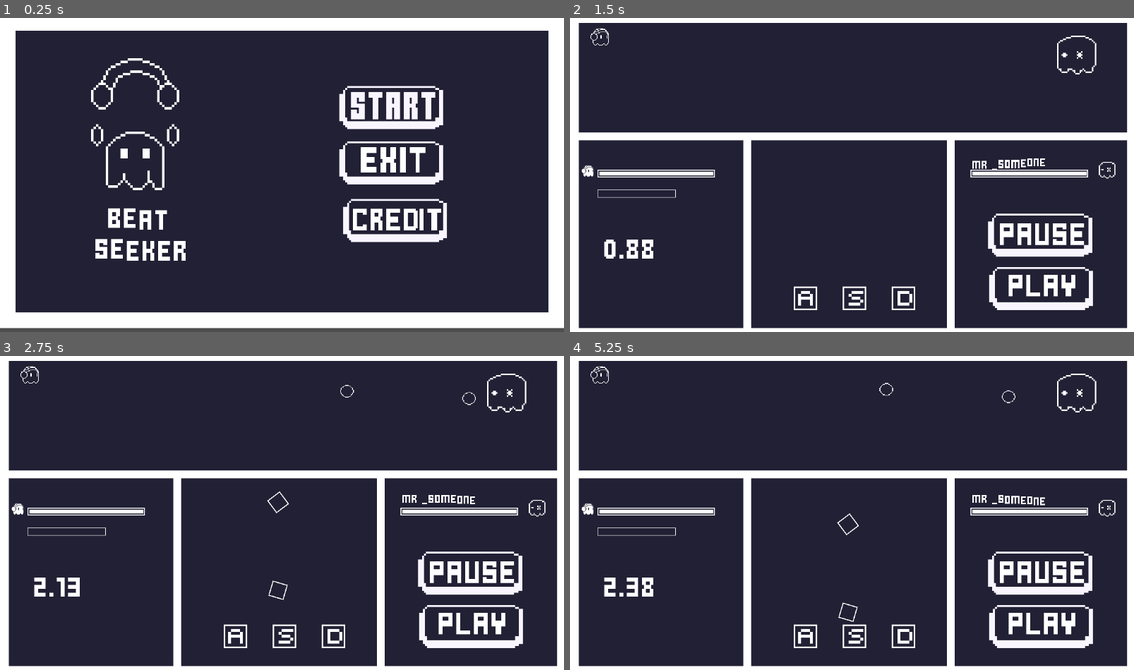
Above: before the commit, frames 1-4 (two rows, left to right).
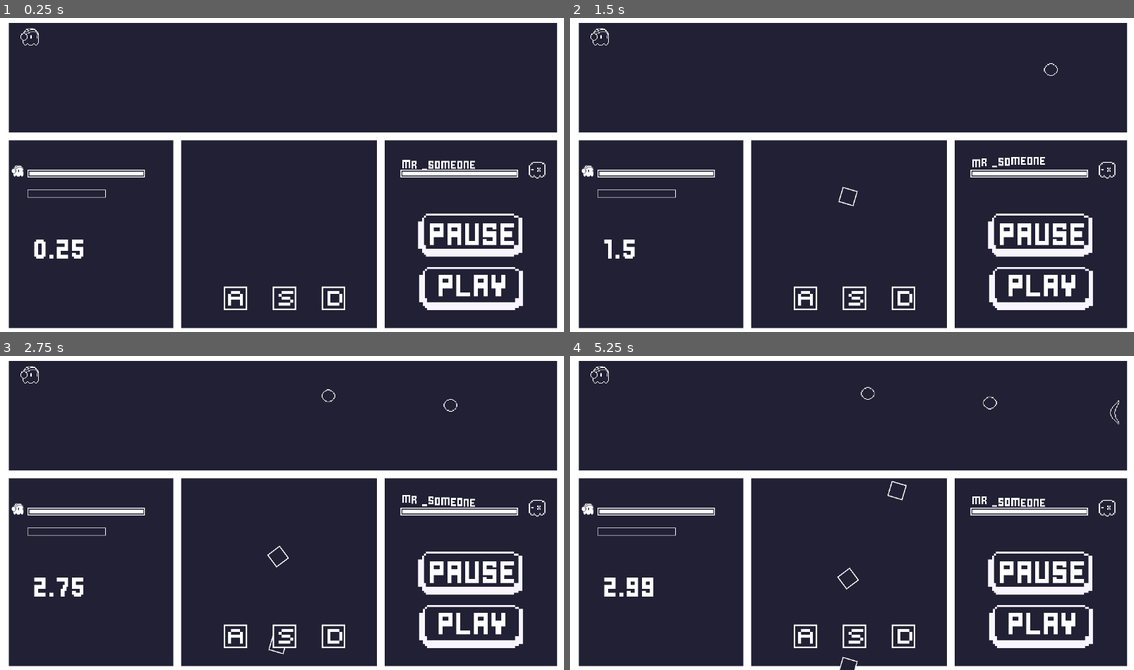
Above: after the commit, the same moments.

Repository: Nicky1699/Beat-jam
Game: Godot game, scene res://Scenes/Levels/bonus.tscn
Same seed, same stepped clock (60 frames per second), same inputs: the game is played once before the commit and once after it. Before the commit the project starts from res://Scenes/main/main_page.tscn.
Inputs (mouse positions are in pixels of both pictures, inside the frame that each line leads up to):
- Up to frame 1 (0.25 s): no input
- Up to frame 2 (1.5 s): click (970, 112) at 0.52 s; click (1043, 303) at 1.25 s
- Up to frame 3 (2.75 s): click (473, 641) at 2 s
- Up to frame 4 (5.25 s): click (1043, 572) at 2.75 s; click (1043, 572) at 3.5 s; click (1043, 572) at 4.25 s; click (1043, 641) at 5 s

The runs differ from the first frame. In frame 1, 25% of the frame differs, in the area x 0-100%, y 1-100%; in frame 2, 0.8%; in frame 3, 0.7%; in frame 4, 0.8%.

Commit message:
projectile_speed

Diff:
--- a/Scenes/Entity/slash.gd
+++ b/Scenes/Entity/slash.gd
@@ -4,6 +4,7 @@
 
 var direction
 var speed = 250
+var dmg =30
 
 @onready var health  =get_tree().get_first_node_in_group("UI")
 @onready var player = get_tree().get_first_node_in_group("player")
@@ -27,5 +28,5 @@
 func _on_body_entered(body):
 	if body.is_in_group("player"):
 		cam.shake(1,1)
-		health._health -=30
+		health._health -=dmg
 		queue_free()
--- a/Scenes/Levels/bonus.gd
+++ b/Scenes/Levels/bonus.gd
@@ -8,9 +8,14 @@
 @onready var bullet: Timer = $bullet
 
 
+@onready var _bullet =get_tree().get_first_node_in_group("bullet")
+@onready var _slash =get_tree().get_first_node_in_group("slash")
+
 @onready var shoot_points: Marker2D = $shoot_points
 @onready var slash_node =  preload("res://Scenes/Entity/slash.tscn")
 @onready var bullet_node = preload("res://Scenes/Projectiles/boss_bullet.tscn")
+
+var time_up : bool = false
 
 func shoot():
 	var bullet = bullet_node.instantiate()
@@ -37,6 +42,17 @@
 
 
 
-
 func _on_game_over_timeout() -> void:
 	print("game over")
+
+
+func _on_area_2d_area_entered(area: Area2D) -> void:
+	if area.is_in_group("slash") or area.is_in_group("bullet"):
+		#area.dmg =100
+		print(area.dmg)
+	if time_up == true:
+		area.speed = 350
+
+
+func _on_bullet_speed_timeout() -> void:
+	time_up = true
--- a/Scenes/Levels/bonus.tscn
+++ b/Scenes/Levels/bonus.tscn
@@ -18,6 +18,10 @@
 [ext_resource type="PackedScene" uid="uid://d23nmq4pe64c1" path="res://Scenes/spawner/notes.tscn" id="15_rwi7y"]
 [ext_resource type="Script" uid="uid://b0opl8i3tqsf" path="res://Scenes/main/camera_2d.gd" id="16_rt75o"]
 [ext_resource type="AudioStream" uid="uid://sy8yj7nv33ym" path="res://music/Survival mode.mp3" id="18_bn5x7"]
+
+[sub_resource type="CapsuleShape2D" id="CapsuleShape2D_bn5x7"]
+radius = 85.0
+height = 284.0
 
 [node name="bonus" type="Node2D"]
 script = ExtResource("1_kdyfc")
@@ -161,9 +165,21 @@
 stream = ExtResource("18_bn5x7")
 autoplay = true
 
+[node name="Area2D" type="Area2D" parent="."]
+
+[node name="CollisionShape2D" type="CollisionShape2D" parent="Area2D"]
+position = Vector2(1036, 114)
+shape = SubResource("CapsuleShape2D_bn5x7")
+
+[node name="bullet_speed" type="Timer" parent="."]
+wait_time = 99.0
+autostart = true
+
 [connection signal="pressed" from="level_1/UI/esc" to="level_1/player" method="_on_esc_pressed"]
 [connection signal="pressed" from="level_1/UI/esc" to="level_1/UI" method="_on_esc_pressed"]
 [connection signal="pressed" from="level_1/UI/play" to="level_1/UI" method="_on_play_pressed"]
 [connection signal="timeout" from="Camera2D/Timer" to="Camera2D" method="_on_timer_timeout"]
 [connection signal="timeout" from="bullet" to="." method="_on_bullet_timeout"]
 [connection signal="timeout" from="game over" to="." method="_on_game_over_timeout"]
+[connection signal="area_entered" from="Area2D" to="." method="_on_area_2d_area_entered"]
+[connection signal="timeout" from="bullet_speed" to="." method="_on_bullet_speed_timeout"]
--- a/Scenes/Levels/level_2.tscn
+++ b/Scenes/Levels/level_2.tscn
@@ -153,6 +153,8 @@
 
 [node name="Timer" type="Timer" parent="Camera2D"]
 
+[node name="CanvasLayer" type="CanvasLayer" parent="."]
+
 [connection signal="pressed" from="UI/esc" to="UI" method="_on_esc_pressed"]
 [connection signal="pressed" from="UI/play" to="UI" method="_on_play_pressed"]
 [connection signal="timeout" from="Camera2D/Timer" to="Camera2D" method="_on_timer_timeout"]
--- a/Scenes/Projectiles/boss_bullet.gd
+++ b/Scenes/Projectiles/boss_bullet.gd
@@ -4,6 +4,8 @@
 
 var direction
 var speed = 250
+var dmg = 10
+
 
 @onready var health  =get_tree().get_first_node_in_group("UI")
 @onready var player = get_tree().get_first_node_in_group("player")
@@ -26,5 +28,5 @@
 func _on_body_entered(body):
 	if body.is_in_group("player"):
 		cam.shake(1,1)
-		health._health -=10
+		health._health -=dmg
 		queue_free()
--- a/Scenes/Projectiles/boss_bullet.tscn
+++ b/Scenes/Projectiles/boss_bullet.tscn
@@ -6,7 +6,7 @@
 [sub_resource type="CircleShape2D" id="CircleShape2D_xvv3g"]
 radius = 17.4642
 
-[node name="boss_bullet" type="Area2D"]
+[node name="boss_bullet" type="Area2D" groups=["bullet"]]
 script = ExtResource("1_j4gsk")
 
 [node name="CollisionShape2D" type="CollisionShape2D" parent="."]
--- a/project.godot
+++ b/project.godot
@@ -11,7 +11,7 @@
 [application]
 
 config/name="Beat Game"
-run/main_scene="uid://bgdo5krq2a2to"
+run/main_scene="uid://x41te8lnyl25"
 config/features=PackedStringArray("4.4", "Forward Plus")
 config/icon="res://icon.svg"
 
@@ -37,6 +37,7 @@
 health=""
 slash=""
 camera=""
+bullet=""
 
 [input]
 
Not shown: 1 places in Scenes/Levels/bonus.tscn that only renumber resources
Not shown: 1 places in Scenes/main/main_page.tscn that only renumber resources
